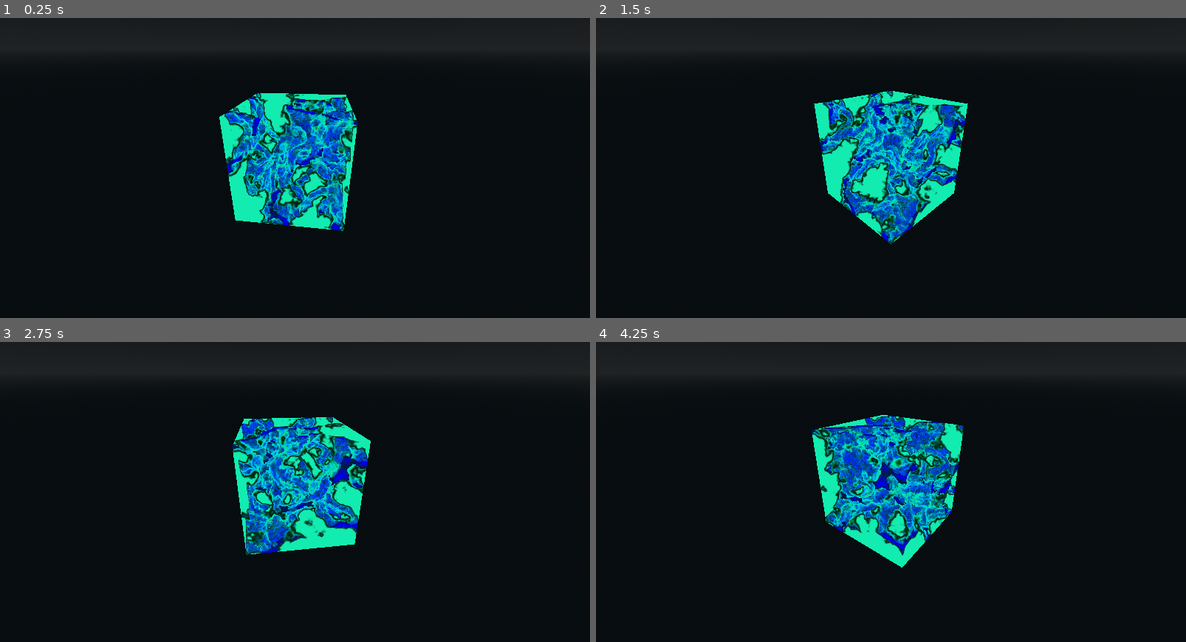
Above: before the commit, frames 1-4 (two rows, left to right).
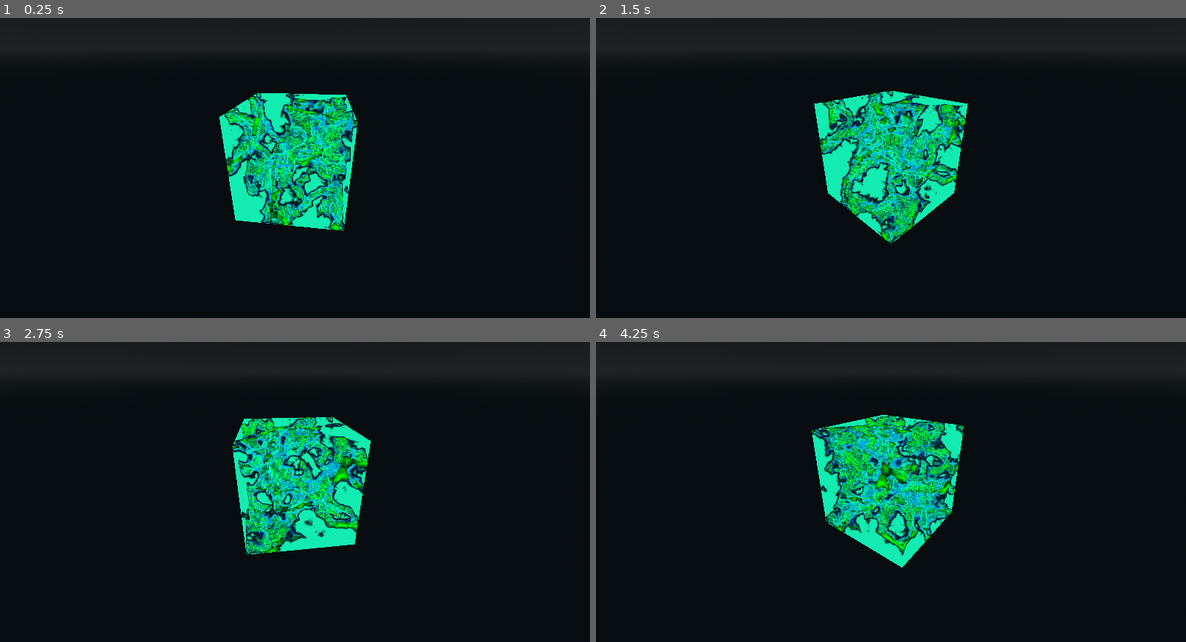
Above: after the commit, the same moments.

Repository: 1hue/GodotTexture3DVisualizer
Game: Godot game, scene res://main.tscn
Two runs of this game, one before a commit and one after it. Both use one fixed random seed, a clock stepped at 60 frames per second and the inputs below.
Inputs:
- Up to frame 1 (0.25 s): no input
- Up to frame 2 (1.5 s): no input
- Up to frame 3 (2.75 s): no input
- Up to frame 4 (4.25 s): no input

The runs differ from the first frame. In frame 1, 4.5% of the frame differs, in the area x 38-61%, y 24-71%; in frame 2, 4.4%; in frame 3, 4.5%; in frame 4, 5.2%, in the area x 36-63%, y 24-71%.

Commit message:
Add note about compat mode

Diff:
--- a/visualizer.gdshader
+++ b/visualizer.gdshader
@@ -17,10 +17,6 @@
 
 bool fGreaterThan(in float a, in float b) {
   return (a - b) > EPSILON;
-}
-
-bvec3 fGreaterThan(in vec3 a, in float b) {
-  return bvec3(fGreaterThan(a.x, b), fGreaterThan(a.y, b), fGreaterThan(a.z, b));
 }
 
 bool fLessThan(in float a, in float b) {
@@ -71,7 +67,7 @@
 			break;
 		}
 
-		vec4 sample = texture(tex, coord);
+		vec4 sample = texture(tex, coord).xzyw;
 
 		// Accummulate this texel to the fragment only if it has actual visible colour
 		if (sample.a > 0.0) {
Binary file added: assets/compatibility_mode.png
Not shown, added: assets/compatibility_mode.png.import
Not shown, changed: README.md
